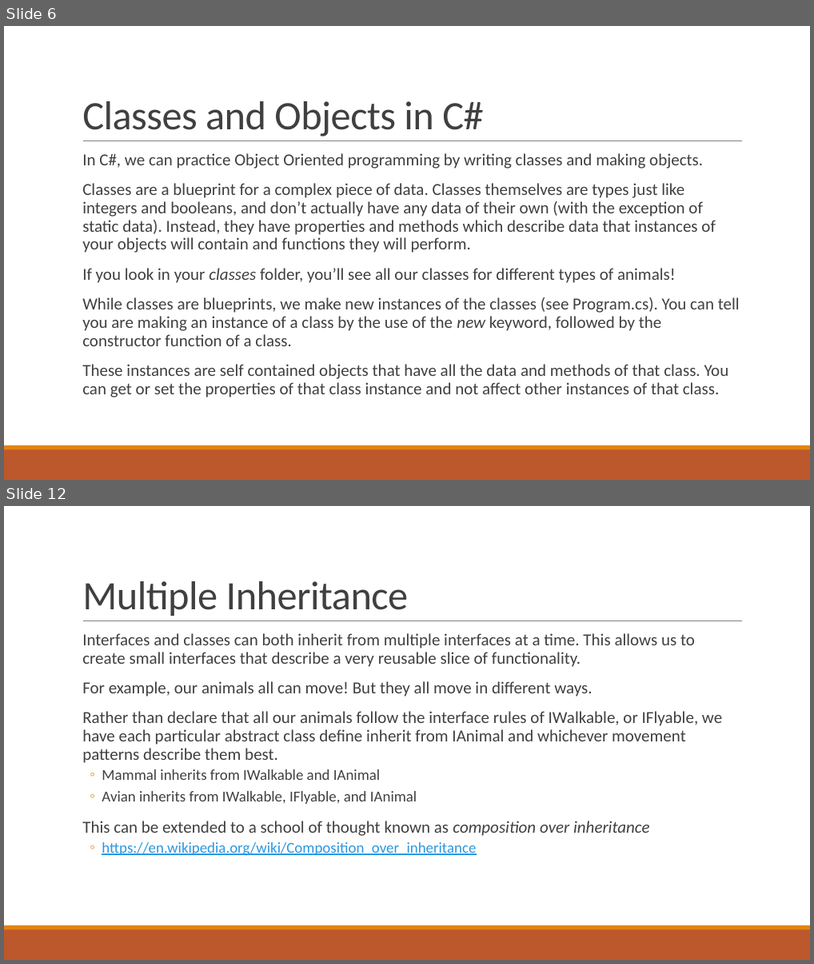
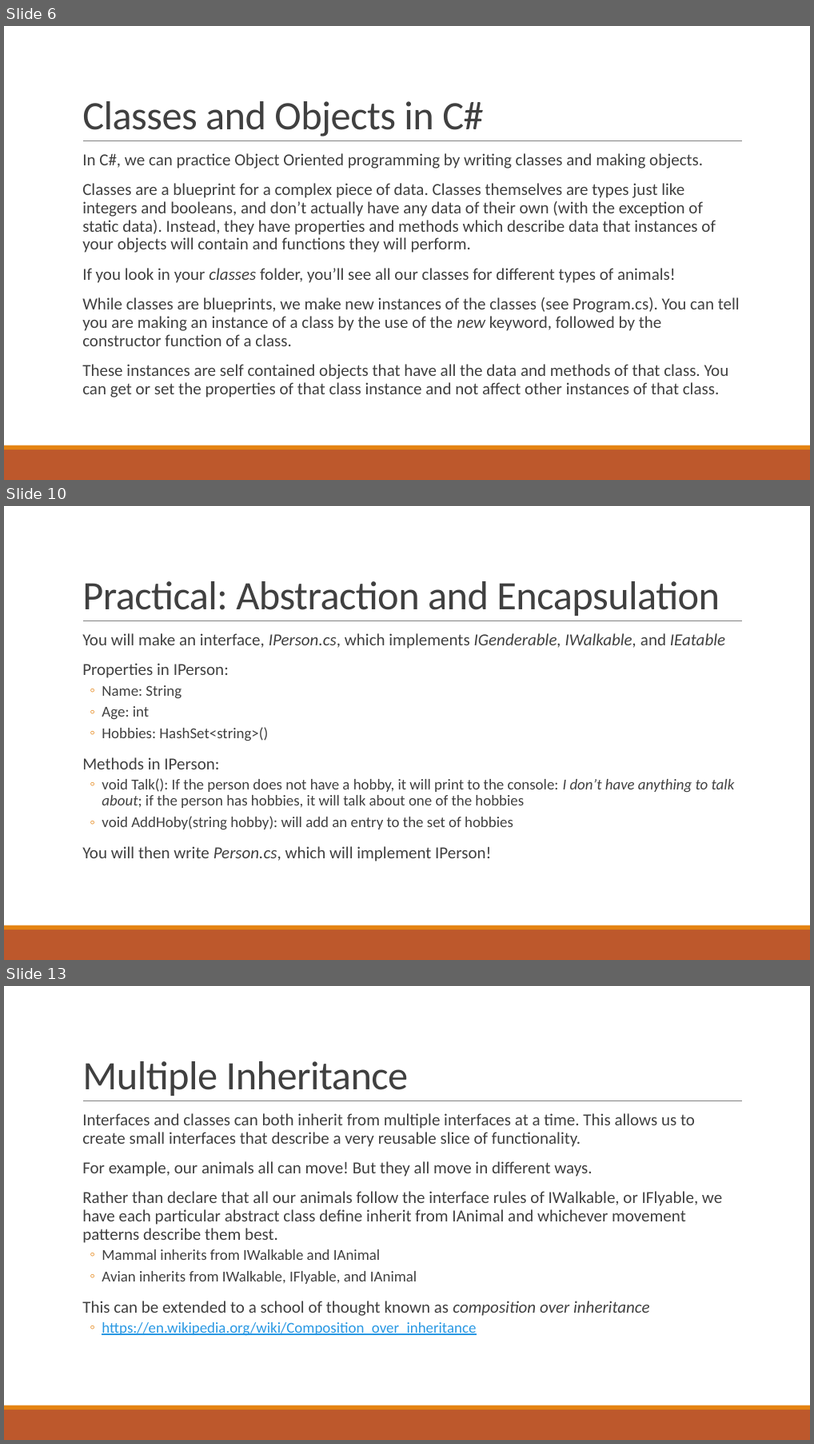
Before and after one commit to Troy-Web-Consulting/twc-training-oop-fundamentals, a slide deck: presentation.pptx. Shown one above the other, each under a label of ours: slides 6 and 12 before the commit, slides 6, 10 and 13 after it; the slides between them are not shown. The pictures are 814x964 and 814x1444 pixels, drawn with LibreOffice and Linux fonts; fonts in the diff are those of the drawing. Boxes give left, top, right and bottom in pixels: in the first picture for what was removed or moved away, otherwise in the second. Text is boxed around its words. In the diff, an @@ line names an element or a change of style, - is before the commit and + after.

```diff
--- a/presentation.pptx
+++ b/presentation.pptx
@@ slide 10 added at (x1=4, y1=506, x2=810, y2=960), background #FFFFFF; not listed: 3 template elements that a slide beside it also shows @@
@@ title added at (x1=82, y1=581, x2=720, y2=616), 48 pt, text #404040 @@
+Practical: Abstraction and Encapsulation
@@ text added at (x1=82, y1=633, x2=735, y2=861), 18 pt, text #404040 @@
+  You will make an interface, IPerson.cs, which implements IGenderable, IWalkable, and IEatable
+  Properties in IPerson:
+  ◦ Name: String
+  ◦ Age: int
+  ◦ Hobbies: HashSet<string>()
+  Methods in IPerson:
+  ◦ void Talk(): If the person does not have a hobby, it will print to the console: I don’t have anything to talk about; if the person has hobbies, it will talk about one of the hobbies
+  ◦ void AddHoby(string hobby): will add an entry to the set of hobbies
+  You will then write Person.cs, which will implement IPerson!
@@ what was slide 12 is now slide 13 @@
```
Also in this commit, not shown: 12 slides changed, 1 slide removed, 10 other files.
